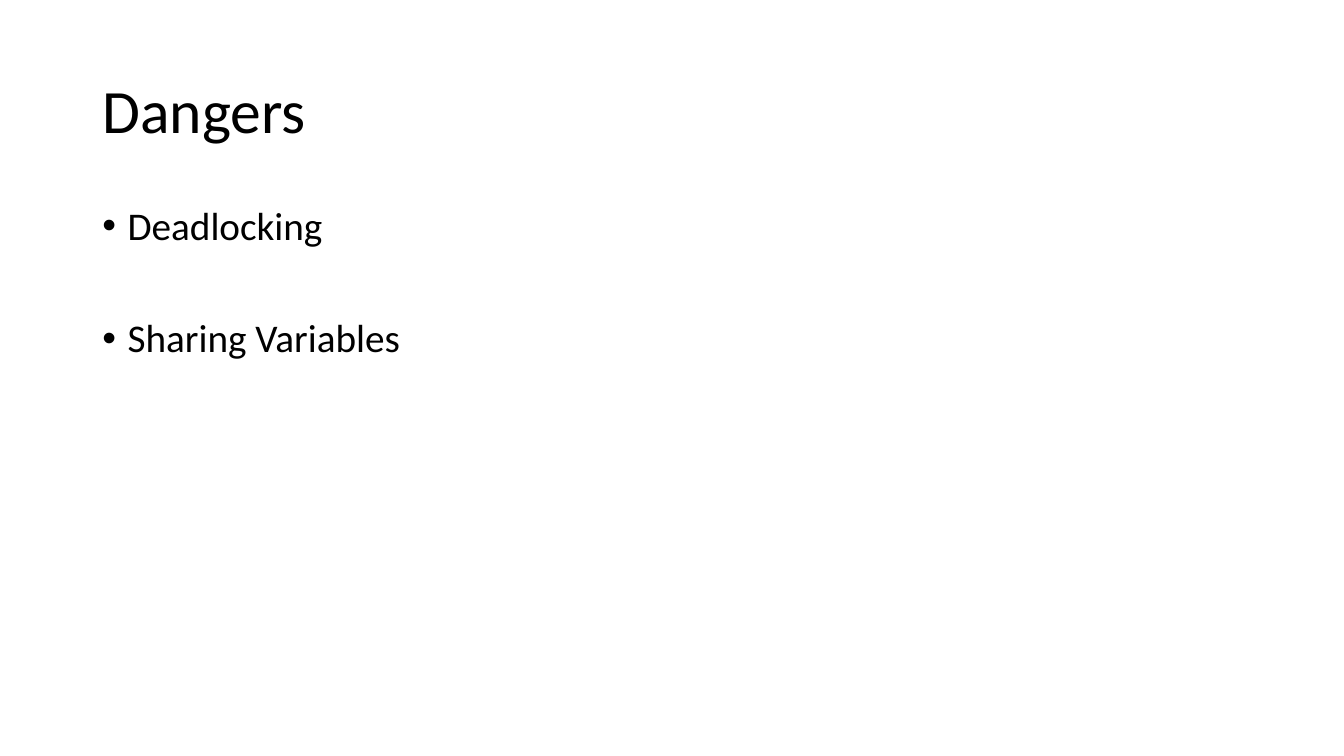
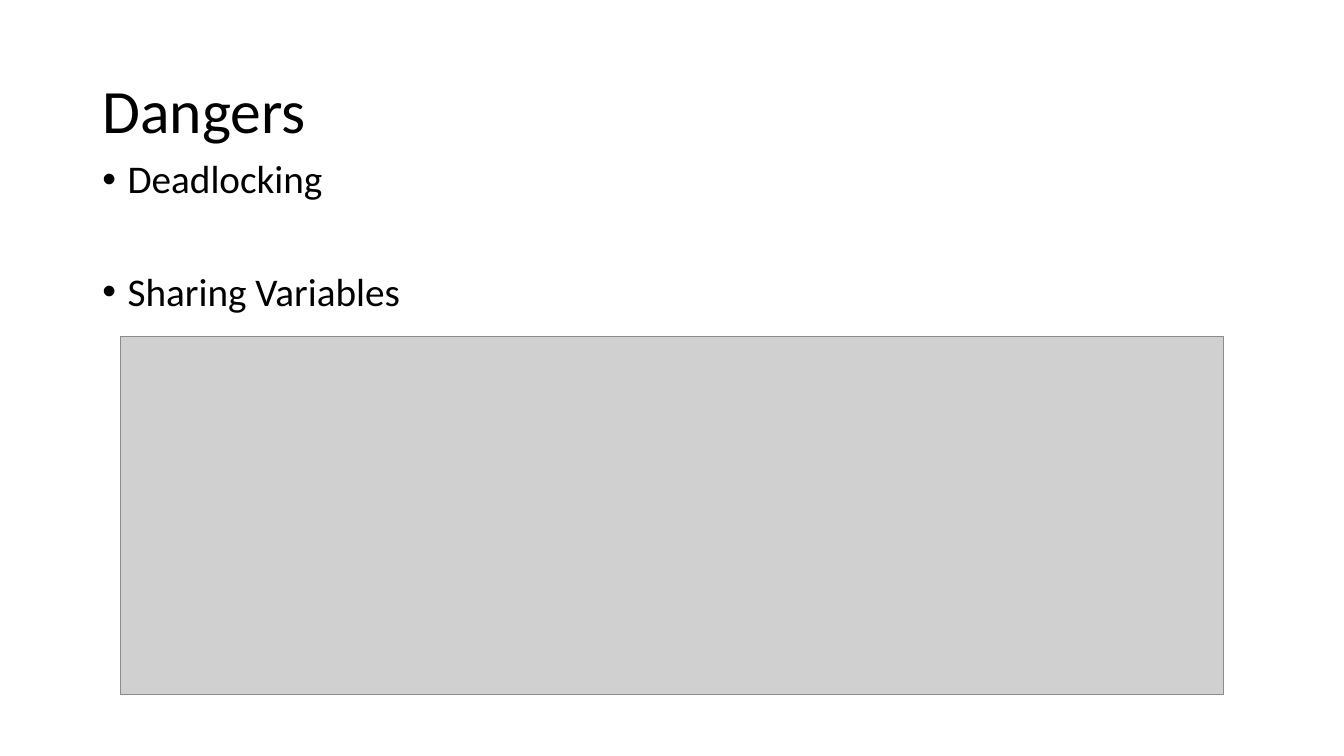
Before and after one commit to Ch3loo19/ConcurrencyDotNet, a slide deck: slide 2 of Concurrency/AdditionalInfo/SlidesDesu/GeekSlides.pptx. Drawn at 1344x756 pixels with LibreOffice and Linux fonts; fonts in the diff are those of the drawing; grey boxes stand for pictures. Boxes give left, top, right and bottom in pixels: in the first picture for what was removed or moved away, otherwise in the second. Text is boxed around its words. In the diff, an @@ line names an element or a change of style, - is before the commit and + after.

Commit message:
ppt slides

```diff
--- a/Concurrency/AdditionalInfo/SlidesDesu/GeekSlides.pptx
+++ b/Concurrency/AdditionalInfo/SlidesDesu/GeekSlides.pptx
@@ text "Deadlocking": place and size @@
-text "Deadlocking" at box(128, 212, 399, 359)
+text "Deadlocking" at box(128, 165, 399, 313)
@@ picture added at box(120, 337, 1224, 695) @@
```
